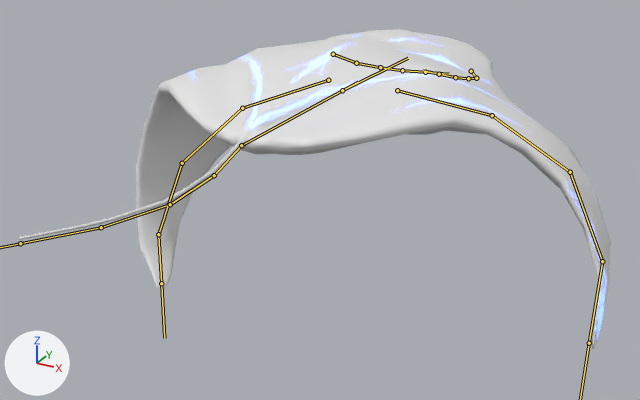
The FBX model Assets/Models/MantaRay/MantaRay.fbx as it was, and as the next commit left it.
One viewpoint serves both versions: a camera (50 mm lens) standing at (5.44, -10.83, 3.54) and looking at (0.3, -1.48, -1.13). Lighting does not change. The marker at lower left points along +X, +Y and +Z. Both versions are drawn at frame 1 of the action 'Armature|Swimming'; the numbers are the values there. The bones that bend it are drawn over the model as lines.

The first picture shows 'Low Poly'.
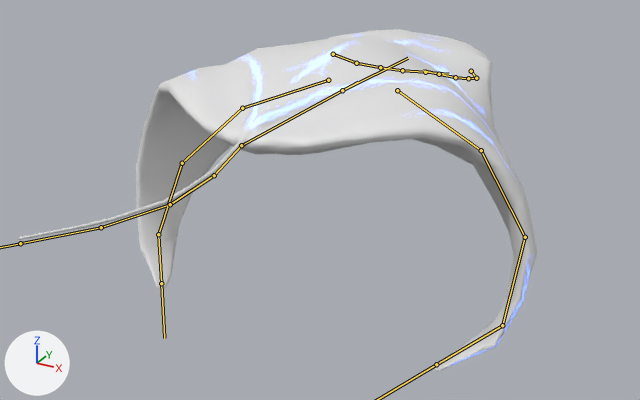
The edits, one by one:
Bone 'Fin1_R' (bone_fin1_r) turns from (-2, -15, 1) to (-25, -27, 11) degrees about its own x, y and z.
Bone 'Fin2_R' (bone_fin2_r) turns from (-19, -4, 1) to (-26, -5, 4) degrees about its own x, y and z.
Bone 'Fin3_R' (bone_fin3_r) turns from (-32, -9, 3) to (-40, -12, 9) degrees about its own x, y and z.
Bone 'Fin4_R' (bone_fin4_r) turns from (-25, -12, 3) to (-48, -25, 18) degrees about its own x, y and z.

Changed parts and their boxes [x1, y1, x2, y2] in the pictures (640 x 400 px):
'Low Poly', posed (12% narrower, 7% taller)
    before: [18, 29, 611, 349]
    after: [18, 29, 537, 371]
bone 'Fin1_R', root to tip
    before: (397, 90) to (492, 115)
    after: (397, 90) to (481, 150)
bone 'Fin2_R', root to tip
    before: (492, 115) to (570, 172)
    after: (481, 150) to (525, 237)
bone 'Fin3_R', root to tip
    before: (570, 172) to (602, 261)
    after: (525, 237) to (502, 325)
bone 'Fin4_R', root to tip
    before: (602, 261) to (589, 343)
    after: (502, 325) to (436, 364)
